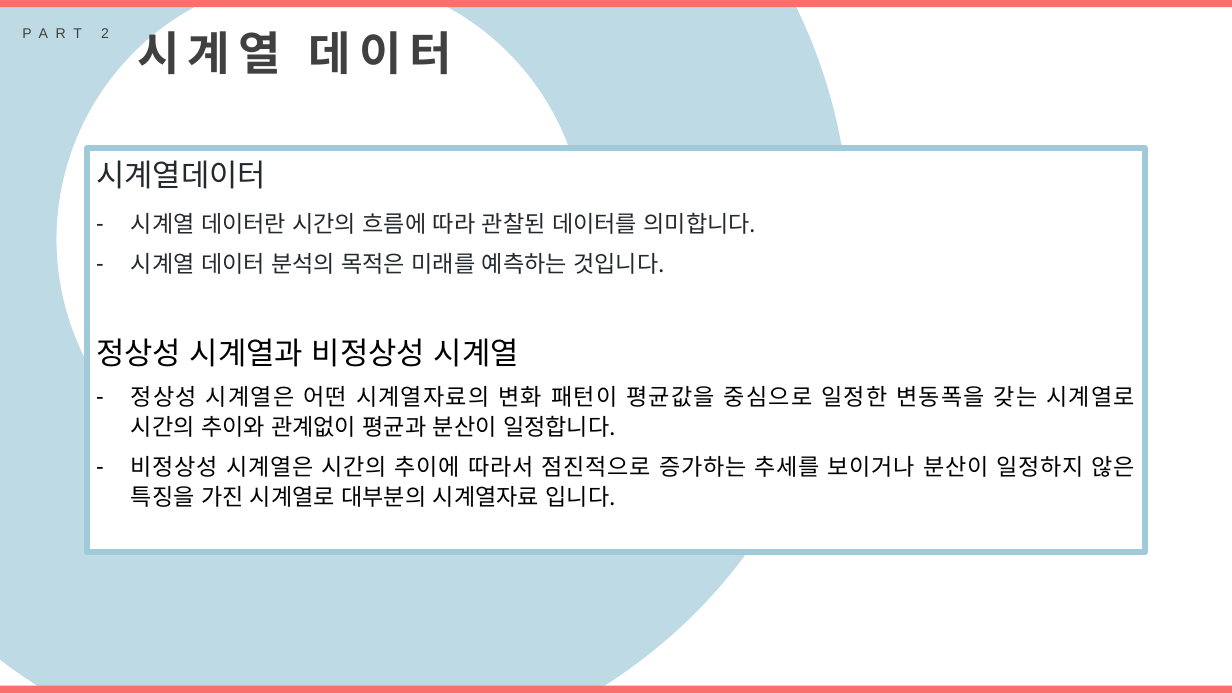
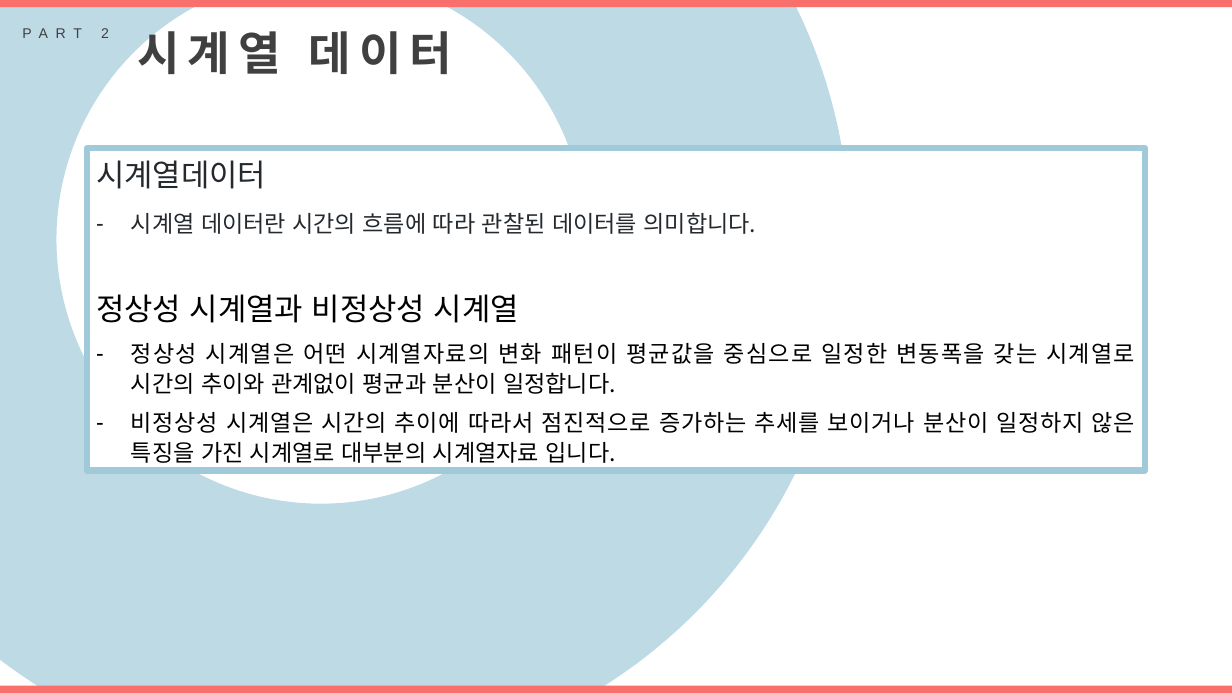
Before and after one commit to Capstone-Class/Capstone, a slide deck: slide 12 of PPT/기말 발표 PPT.pptx. Drawn at 1232x693 pixels with LibreOffice and Linux fonts; fonts in the diff are those of the drawing. Boxes give left, top, right and bottom in pixels: in the first picture for what was removed or moved away, otherwise in the second. Text is boxed around its words. In the diff, an @@ line names an element or a change of style, - is before the commit and + after.

```diff
--- a/PPT/기말 발표 PPT.pptx
+++ b/PPT/기말 발표 PPT.pptx
@@ donut at (0,0,850,693): proportions changed @@
@@ rectangle "시계열데이터": place and size @@
-rectangle "시계열데이터" at (87,148,1145,552)
+rectangle "시계열데이터" at (87,148,1145,470)
@@ text in rectangle at (131,253,664,274): paragraph removed @@
-– 시계열 데이터 분석의 목적은 미래를 예측하는 것입니다.
```
Also in this commit, not shown: 5 other slides changed.
